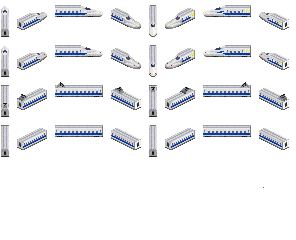
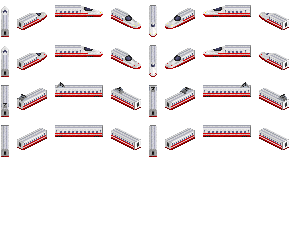
Two versions of the same layered image (296x240). Layer-by-layer changes:
showed "N700 Koname 12", painted on it over (x1=1, y1=7, x2=289, y2=157)
hid "N700S 12" over (x1=1, y1=7, x2=289, y2=188)
